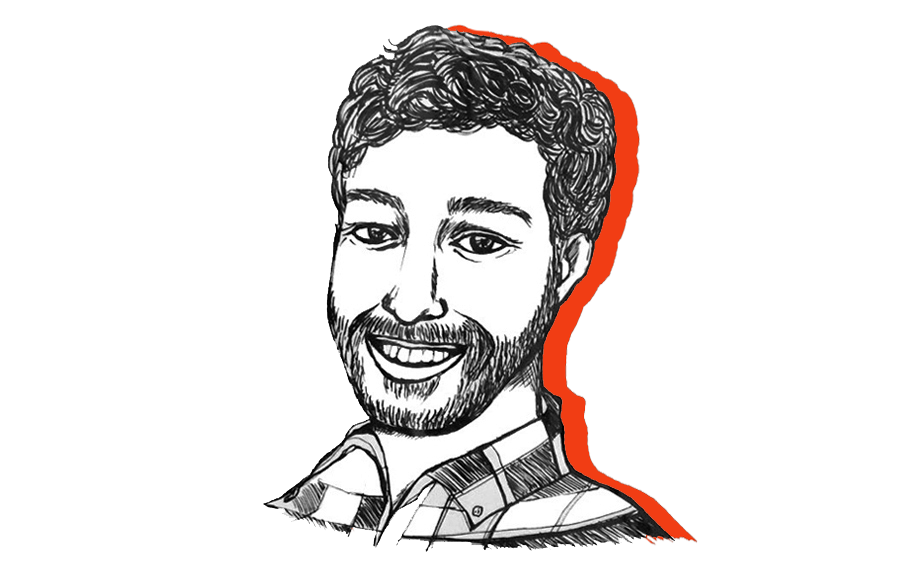
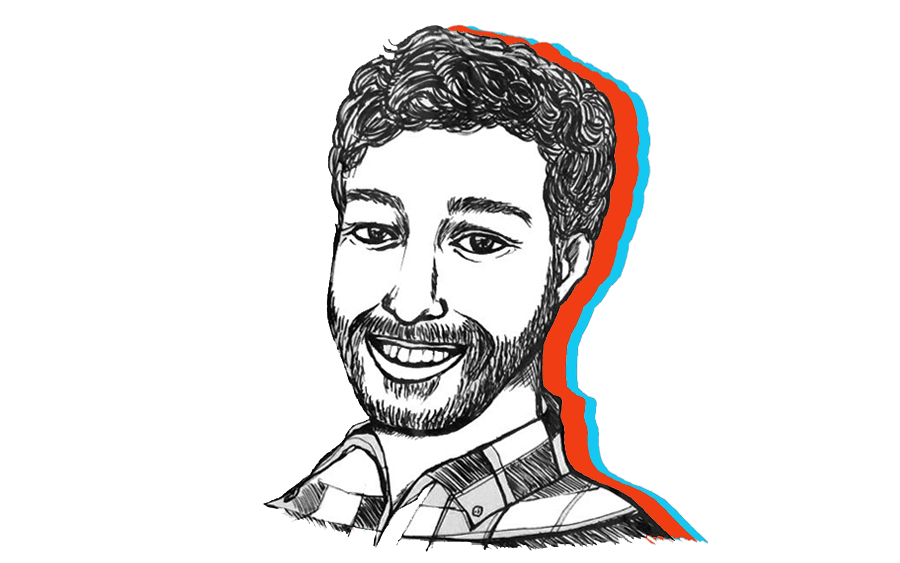
Before/after of a 900×563 layered artwork. What changed in the layer stack:
added layer "Layer 1 copy" above "Layer 0" over [328, 25, 709, 545]
